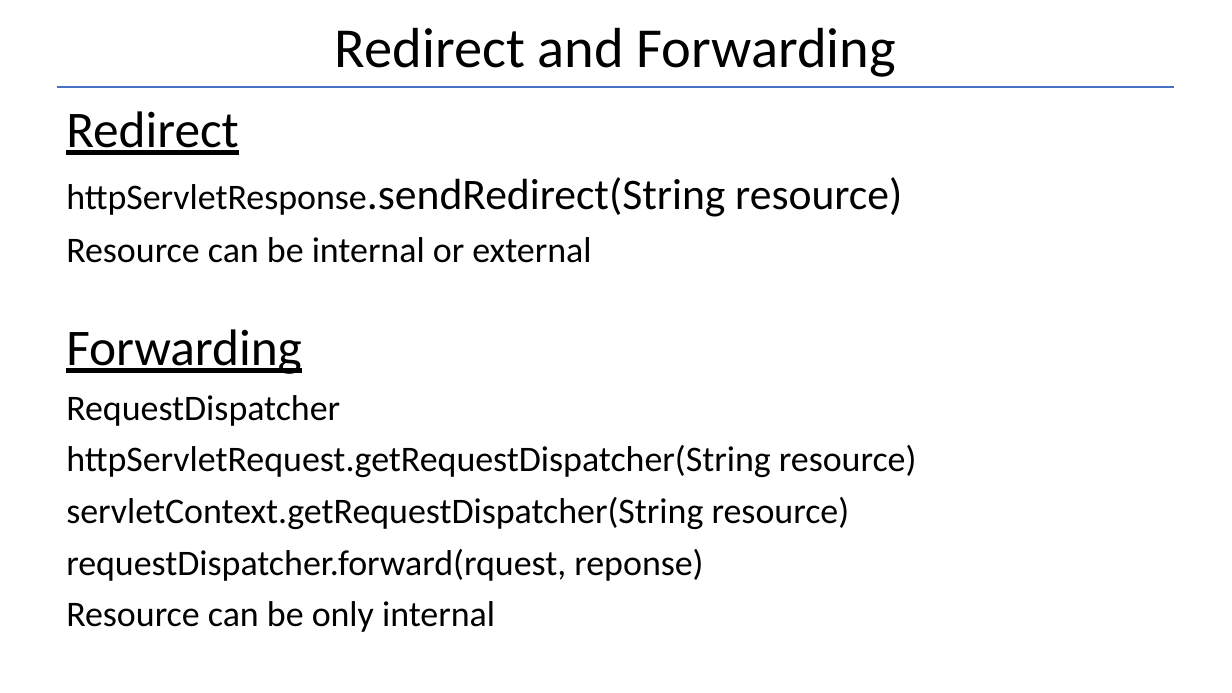
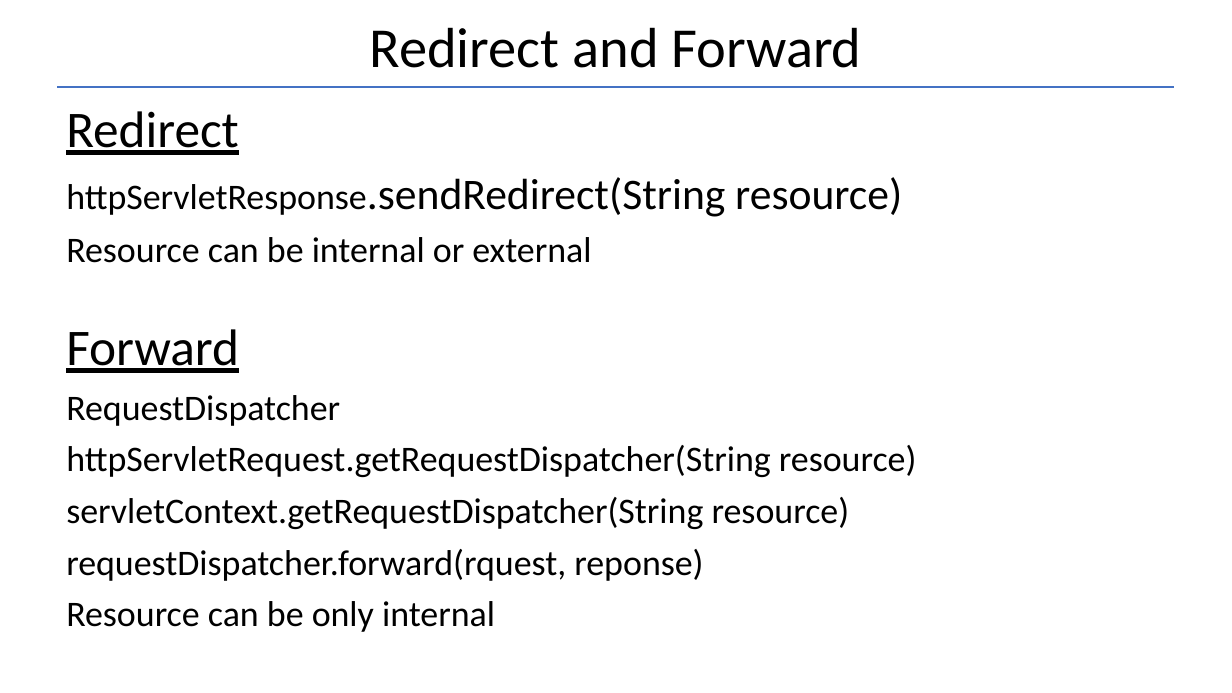
Before and after one commit to Garnik94/Levelup_presentations, a slide deck: slide 13 of Servlet/Servlet_Presentation.pptx. Drawn at 1232x693 pixels with LibreOffice and Linux fonts; fonts in the diff are those of the drawing. Boxes give left, top, right and bottom in pixels: in the first picture for what was removed or moved away, otherwise in the second. Text is boxed around its words. In the diff, an @@ line names an element or a change of style, - is before the commit and + after.

```diff
--- a/Servlet/Servlet_Presentation.pptx
+++ b/Servlet/Servlet_Presentation.pptx
@@ title at (x1=370, y1=27, x2=861, y2=68): text changed @@
-Redirect and Forwarding
+Redirect and Forward
@@ text at (x1=66, y1=329, x2=239, y2=373): text changed @@
-Forwarding
+Forward
```
Also in this commit, not shown: 1 other slide changed, 1 other file.
